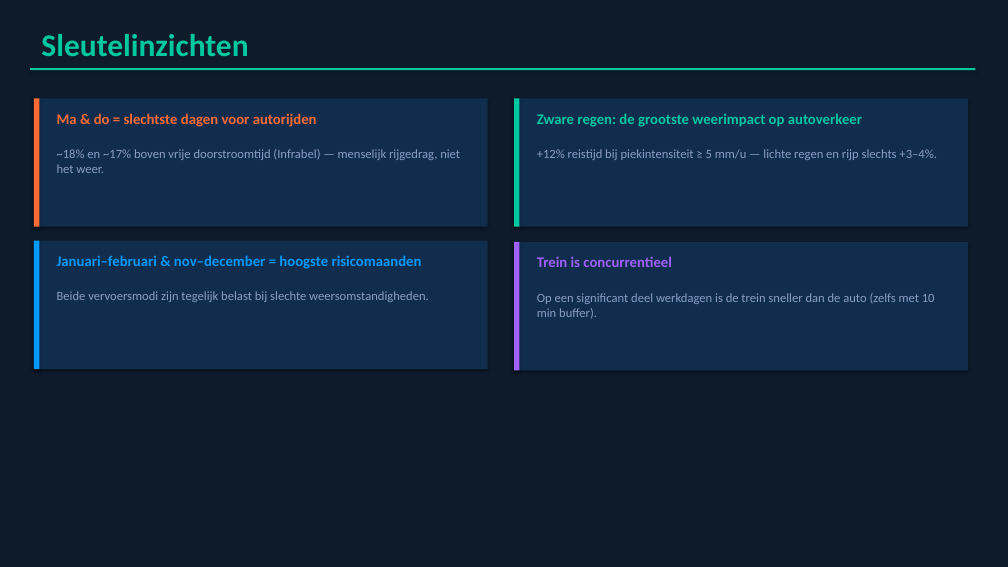
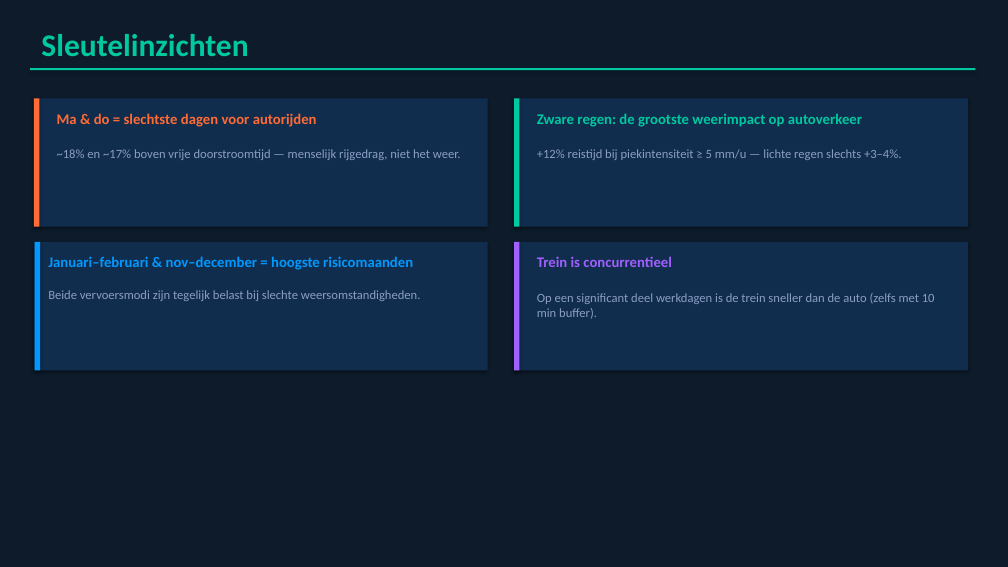
Before and after one commit to MaximeMylle/trafic_forecast_datascience, a slide deck: slide 17 of Gent_Mechelen_Presentatie.pptx (slide 20 before the commit). Drawn at 1008x567 pixels with LibreOffice and Linux fonts; fonts in the diff are those of the drawing. Boxes give left, top, right and bottom in pixels: in the first picture for what was removed or moved away, otherwise in the second. Text is boxed around its words. In the diff, an @@ line names an element or a change of style, - is before the commit and + after.

```diff
--- a/Gent_Mechelen_Presentatie.pptx
+++ b/Gent_Mechelen_Presentatie.pptx
@@ text at (57,149,461,160): text changed @@
-~18% en ~17% boven vrije doorstroomtijd (Infrabel) — menselijk rijgedrag, niet het weer.
+~18% en ~17% boven vrije doorstroomtijd — menselijk rijgedrag, niet het weer.
@@ text at (537,149,901,160): text changed @@
-+12% reistijd bij piekintensiteit ≥ 5 mm/u — lichte regen en rijp slechts +3–4%.
++12% reistijd bij piekintensiteit ≥ 5 mm/u — lichte regen slechts +3–4%.
@@ text "Januari–februari & nov–december = hoogste ...": place and size @@
-text "Januari–februari & nov–december = hoogste ..." at (57,255,422,269)
+text "Januari–februari & nov–december = hoogste ..." at (48,256,413,270)
@@ text "Beide vervoersmodi zijn tegelijk belast ...": place and size @@
-text "Beide vervoersmodi zijn tegelijk belast ..." at (57,291,429,302)
+text "Beide vervoersmodi zijn tegelijk belast ..." at (48,290,421,301)
```
Also in this commit, not shown: 10 other slides changed, 3 slides added, 5 slides removed.
